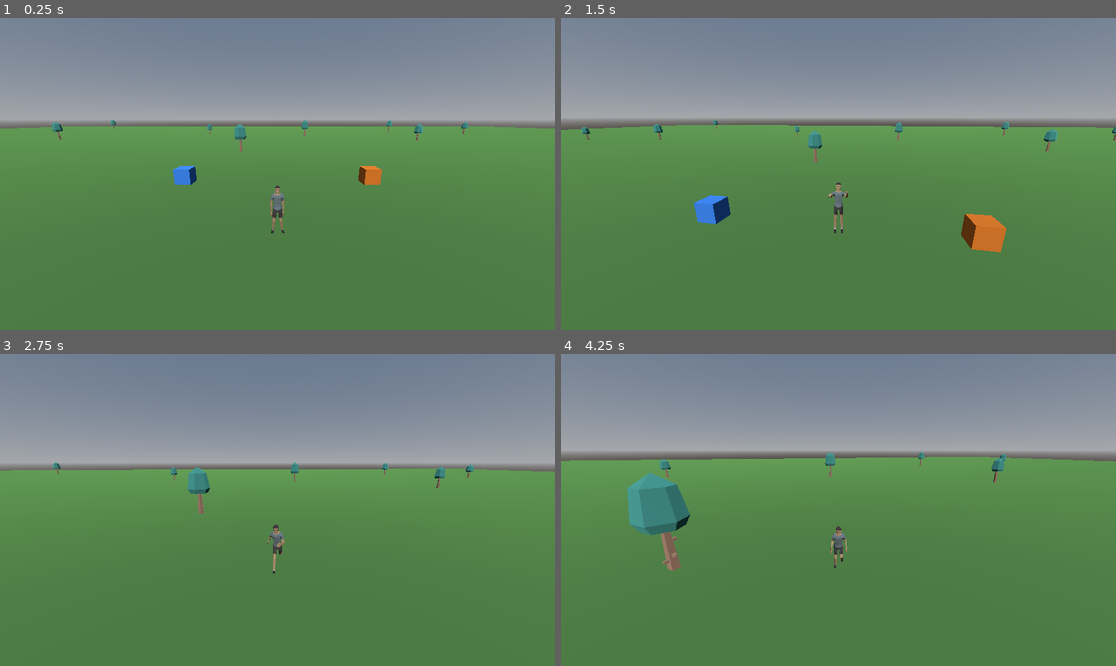
Above: before the commit, frames 1-4 (two rows, left to right).
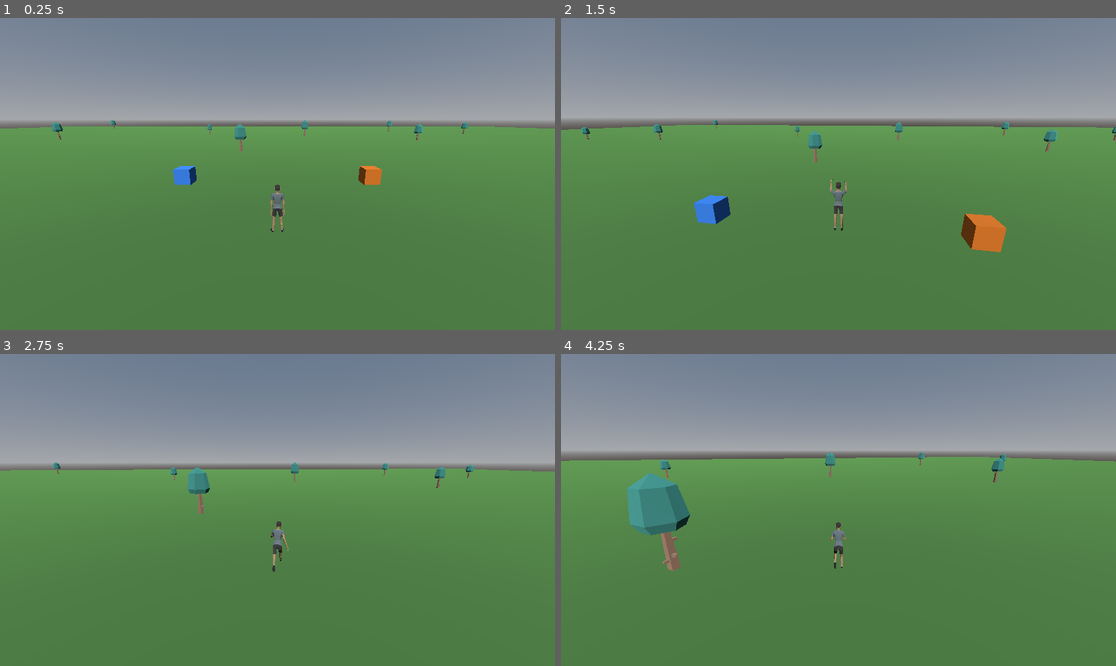
Above: after the commit, the same moments.

Repository: BigBang1010101010/game12
Game: Godot game, scene res://scenes/main.tscn
Same seed, same stepped clock (60 frames per second), same inputs: the game is played once before the commit and once after it.
Inputs (mouse positions are in pixels of both pictures, inside the frame that each line leads up to):
- Up to frame 1 (0.25 s): no input
- Up to frame 2 (1.5 s): tap Enter at 0.5 s; move the mouse to (866, 174) at 0.52 s; hold E (interact) 0.53-1.28 s; hold W (move_forward) from 0.53 s (still down); click (866, 174) at 0.67 s; tap Space (jump) at 0.77 s; move the mouse to (810, 174) at 1.27 s; tap Shift at 1.35 s
- Up to frame 3 (2.75 s): keep holding W (move_forward); tap Space (jump) at 1.52 s; move the mouse to (288, 503) at 2.02 s; hold E (interact) from 2.03 s (still down)
- Up to frame 4 (4.25 s): keep holding W (move_forward); move the mouse to (832, 516) at 2.77 s; release E (interact) at 2.78 s; tap Shift at 2.85 s; click (832, 516) at 2.92 s; tap Space (jump) at 3.02, 3.77 s; move the mouse to (877, 513) at 3.52 s; hold E (interact) from 3.53 s (still down)

The runs differ from the first frame. In frame 1, less than 0.1% of the frame differs, in the area x 48-52%, y 53-70%; in frame 2, 0.1%; in frame 3, 0.2%; in frame 4, 0.2%, in the area x 48-52%, y 53-69%.

Commit message:
Fix character facing the camera instead of away from it
The new model is authored facing +Z, opposite Godot's -Z forward
convention, so it ran backwards with its face toward the camera. My
earlier "no correction needed" note was wrong: the check behind it put a
camera at +Z and saw the face, which actually proves the model faces +Z.

Corrected on the CharacterModel container node's own rotation
(MODEL_FRONT_CORRECTION), leaving the movement logic untouched.

Confirmed by two independent anatomical measurements on the skeleton's
own rest pose, both agreeing: toe direction (Foot.L_end - Foot.L) is
(0.000, -0.032, +0.999), and UpperArm.L sits at x=+0.467 with
UpperArm.R at x=-0.453 (a left arm on +X only fits a body facing +Z).

Verified after the fix in the real scene with real held W input: the
player travels 3.083 units, its visual facing measured from the skeleton's
own toe direction matches the travel direction (dot = 1.000), and the
camera sits behind it (dot = -1.000). A rendered screenshot shows the
character's back to the camera while running.

Diff:
--- a/scripts/player.gd
+++ b/scripts/player.gd
@@ -33,10 +33,17 @@
 ## character model's own feet sit at ~0 in its local space (measured), so
 ## it's offset down by the same amount to match.
 const MODEL_FEET_OFFSET := -0.9
-## Measured directly: with rotation.y=0, a camera placed at +Z looking
-## toward -Z (Godot's default forward) sees this model's face, not its back
-## - so unlike the previous model, no yaw correction is needed here.
-const MODEL_FRONT_CORRECTION := 0.0
+## This model is authored facing +Z, the opposite of Godot's -Z forward
+## convention, so the CharacterModel container node is rotated by PI to turn
+## it around. Confirmed by two independent anatomical measurements on its own
+## skeleton rest pose (see the toe/arm checks that produced these numbers):
+##   - toe direction (Foot.L_end minus Foot.L) = (0.000, -0.032, +0.999):
+##     the feet point toward +Z.
+##   - UpperArm.L sits at x=+0.467 and UpperArm.R at x=-0.453. For a body
+##     facing -Z with +Y up, left = up x forward = -X, so a LEFT arm on the
+##     +X side only makes sense for a body facing +Z.
+## Without this, the character runs backwards with its face toward the camera.
+const MODEL_FRONT_CORRECTION := PI
 
 ## Max raycast distance for Shift-drag object picking.
 const DRAG_RAY_LENGTH := 100.0
